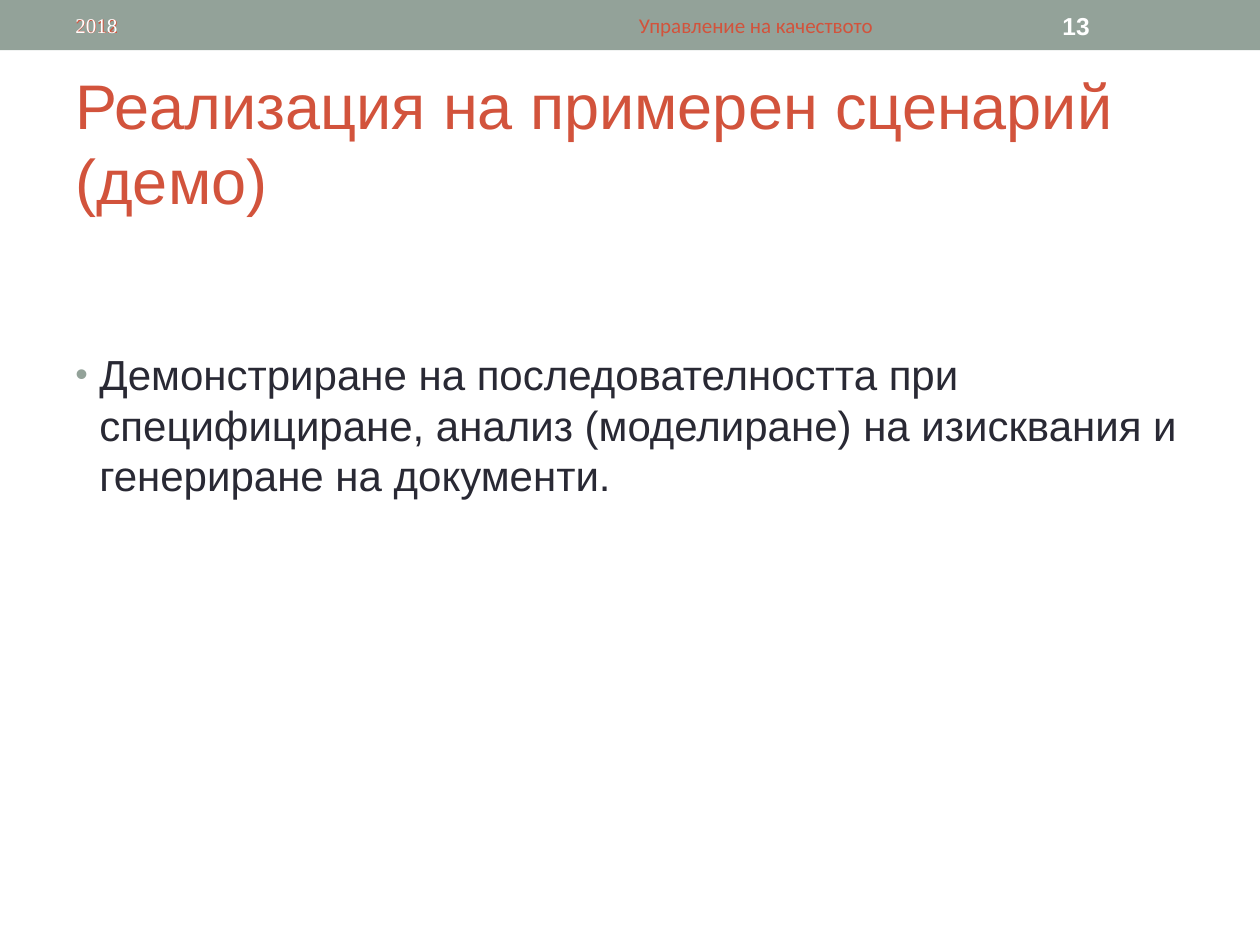
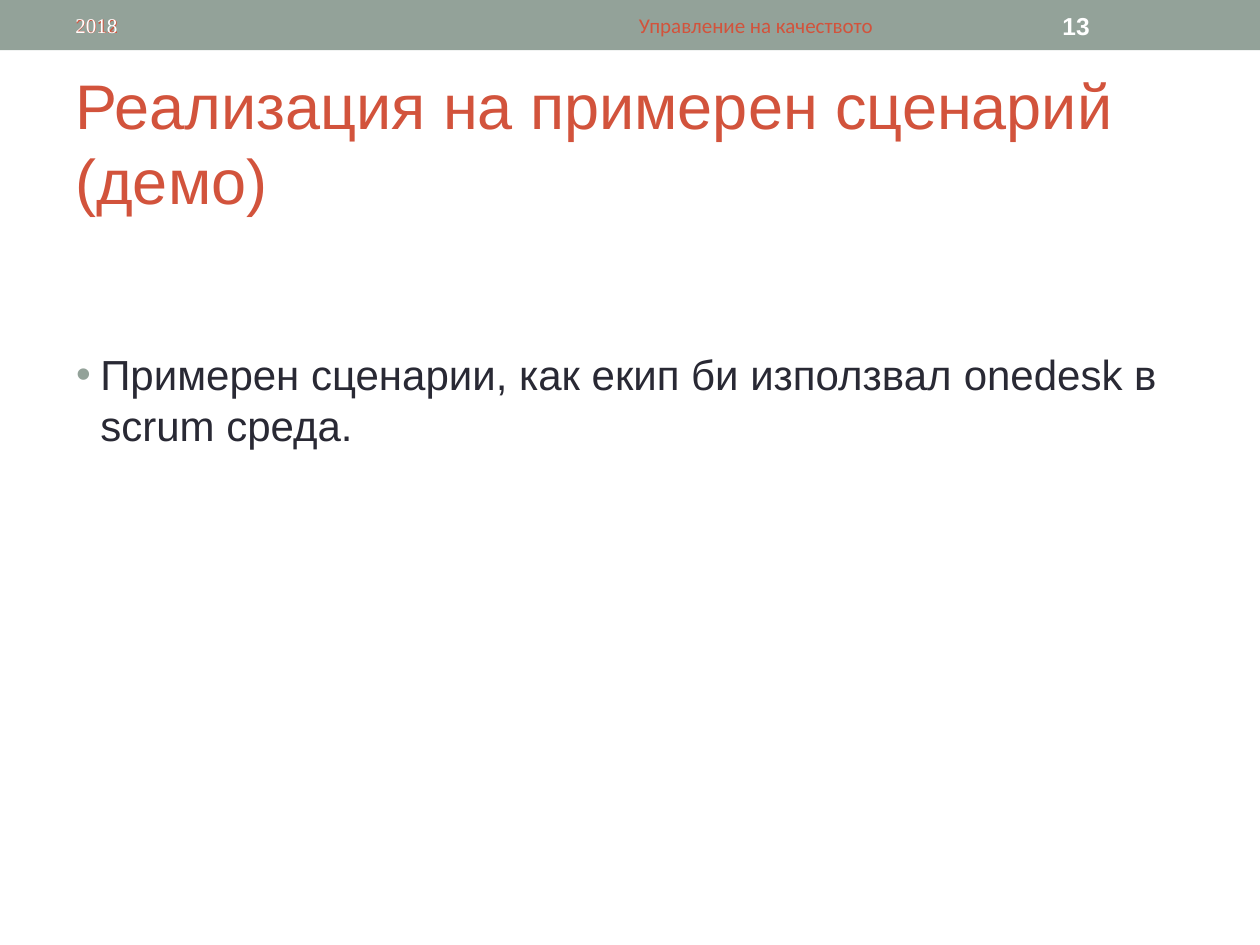
Before and after one commit to tsetsoo/ASIProject, a slide deck: slide 13 of OneDesk.ppt. Drawn at 1260x945 pixels with LibreOffice and Linux fonts; fonts in the diff are those of the drawing. Boxes give left, top, right and bottom in pixels: in the first picture for what was removed or moved away, otherwise in the second. Text is boxed around its words. In the diff, an @@ line names an element or a change of style, - is before the commit and + after.

```diff
--- a/OneDesk.ppt
+++ b/OneDesk.ppt
@@ text at bbox=[100, 359, 1156, 449]: text changed @@
-• Демонстриране на последователността при специфициране, анализ (моделиране) на изисквания и генериране на документи.
+• Примерен сценарии, как екип би използвал onedesk в scrum среда.
```
Also in this commit, not shown: 2 other slides changed.
